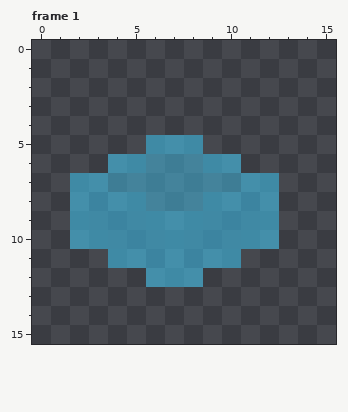
Two states of a pixel-art file, assets/echelon_door/echelon_button.aseprite. The first picture shows the starting point.
16x16 pixels, 2 frames. Shown: frame 1. The commit also changed other frames, which this record leaves out.
After the commit:
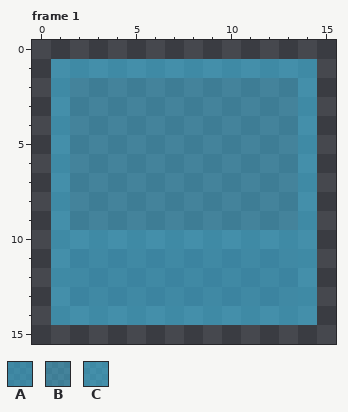
Palette (. is transparent): A #3db1d99e  B #42c1ec7d  C #42c1ec95
What changed:
layer "Layer 1" now hidden
layer "Layer 2" added
Frame 1, layer "Layer 2":
Colour A now appears in row 11 at x 2 to 3 and 11 to 13; in row 12 at x 2 to 5 and 9 to 13; in row 13 at x 2 to 13.
The author changed colour C to colour A in row 11 at x 4 to 5, 7 and 9 to 10; in row 12 at x 6 to 8.
Colour B now appears in rows 2 to 4 at x 2 to 13; in row 5 at x 2 to 5 and 9 to 13; in row 6 at x 2 to 3 and 11 to 13; in rows 7 to 9 at x 13.
The author changed colour A to colour B in row 8 at x 3 and 11; in row 9 at x 3 to 5 and 9 to 11.
The author changed colour C to colour B in row 5 at x 6 to 8; in row 6 at x 4 to 5 and 9 to 10; in row 7 at x 2 to 3 and 11 to 12; in row 8 at x 2, 4 to 5, 9 to 10 and 12; in row 9 at x 2, 6 to 8 and 12.
Colour C now appears in row 1 at x 1 to 14; in rows 2 to 9 at x 1 and 14; in row 10 at x 1 and 13 to 14; in rows 11 to 13 at x 1 and 14; in row 14 at x 1 to 14.
The author changed colour A to colour C in row 10 at x 4 to 6 and 8 to 10.
